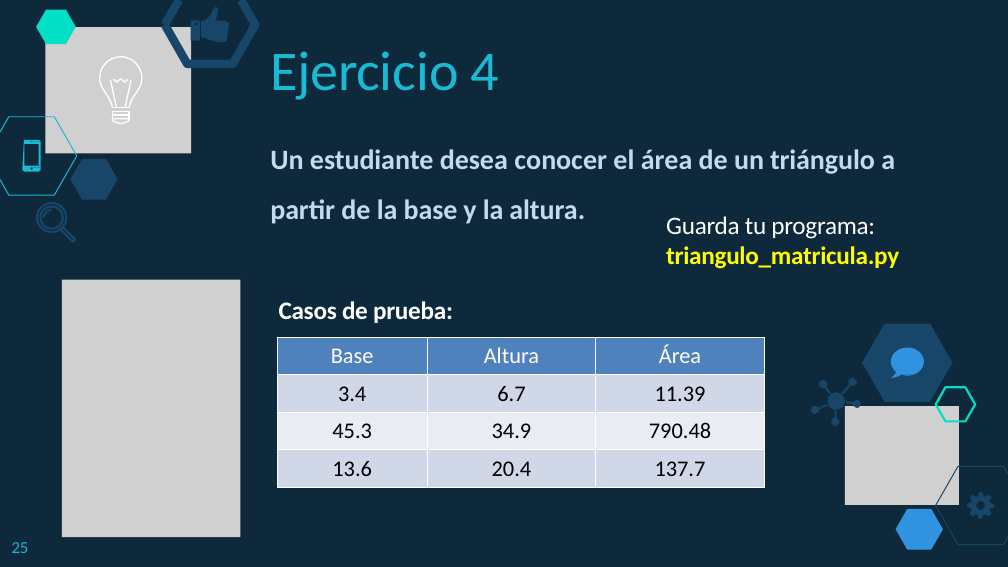
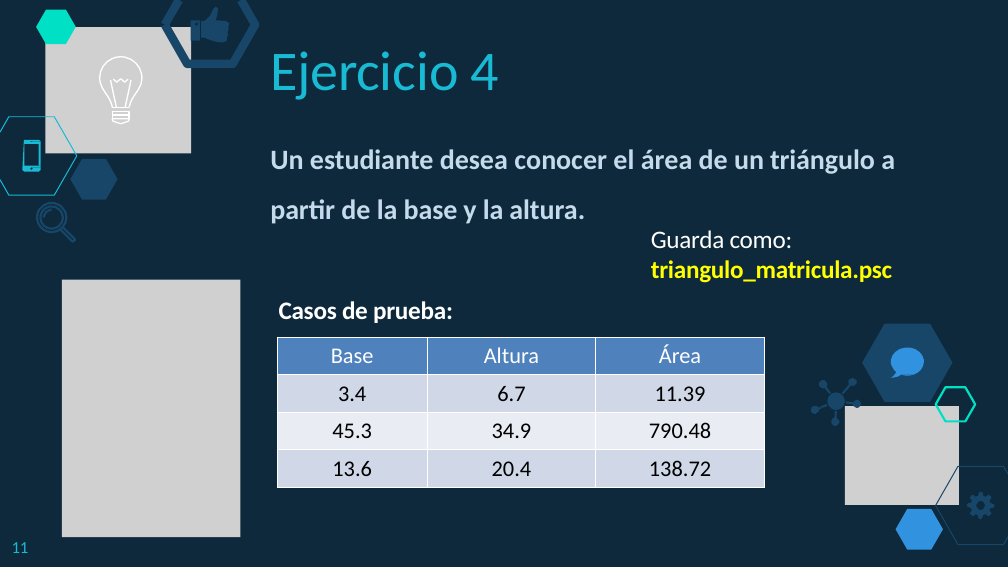
Before and after one commit to lizetheP/PensamientoC, a slide deck: slide 11 of Calendario2019/Presentaciones/1_4_IntroduccionPython.pptx (slide 25 before the commit). Drawn at 1008x567 pixels with LibreOffice and Linux fonts; fonts in the diff are those of the drawing; grey boxes stand for pictures. Boxes give left, top, right and bottom in pixels: in the first picture for what was removed or moved away, otherwise in the second. Text is boxed around its words. In the diff, an @@ line names an element or a change of style, - is before the commit and + after.

```diff
--- a/Calendario2019/Presentaciones/1_4_IntroduccionPython.pptx
+++ b/Calendario2019/Presentaciones/1_4_IntroduccionPython.pptx
@@ text at (x1=651, y1=230, x2=892, y2=283): text changed @@
-Guarda tu programa: triangulo_matricula.py
+Guarda como: triangulo_matricula.psc
@@ table at (x1=277, y1=338, x2=764, y2=486) @@
-row 4, column 3: 137.7
+row 4, column 3: 138.72
@@ page number at (x1=12, y1=542, x2=29, y2=553): text changed @@
-25
+11
```
Also in this commit, not shown: 2 other slides changed, 14 slides removed, 18 other files.
